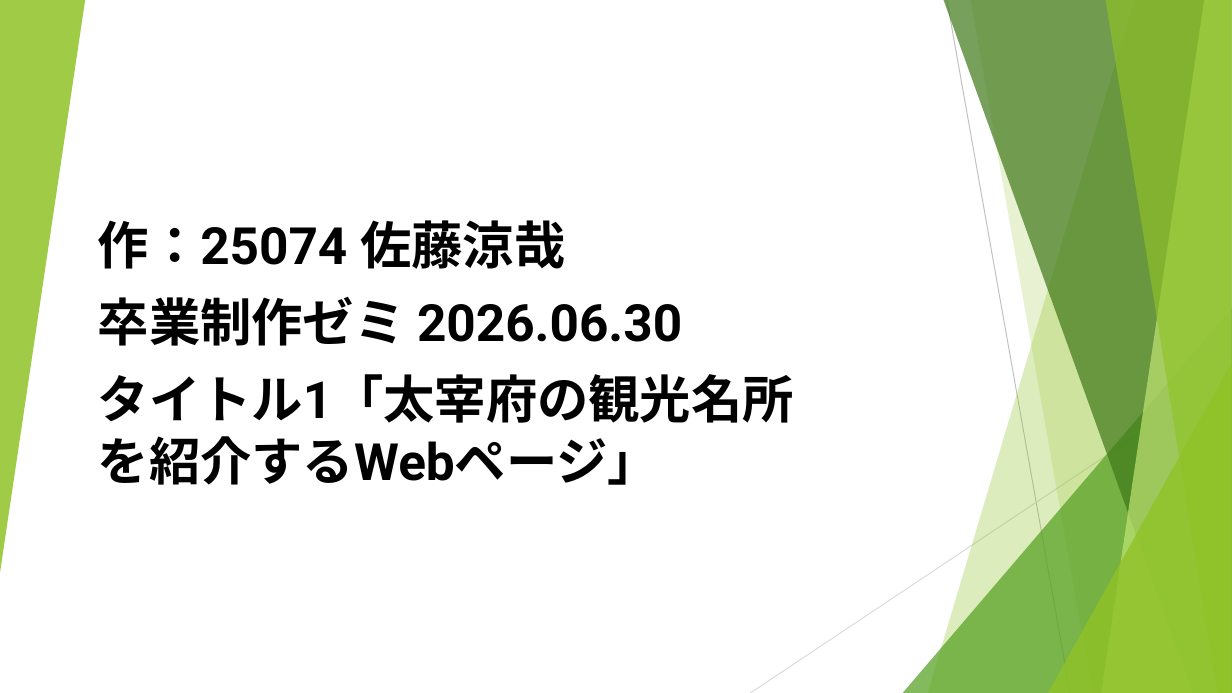
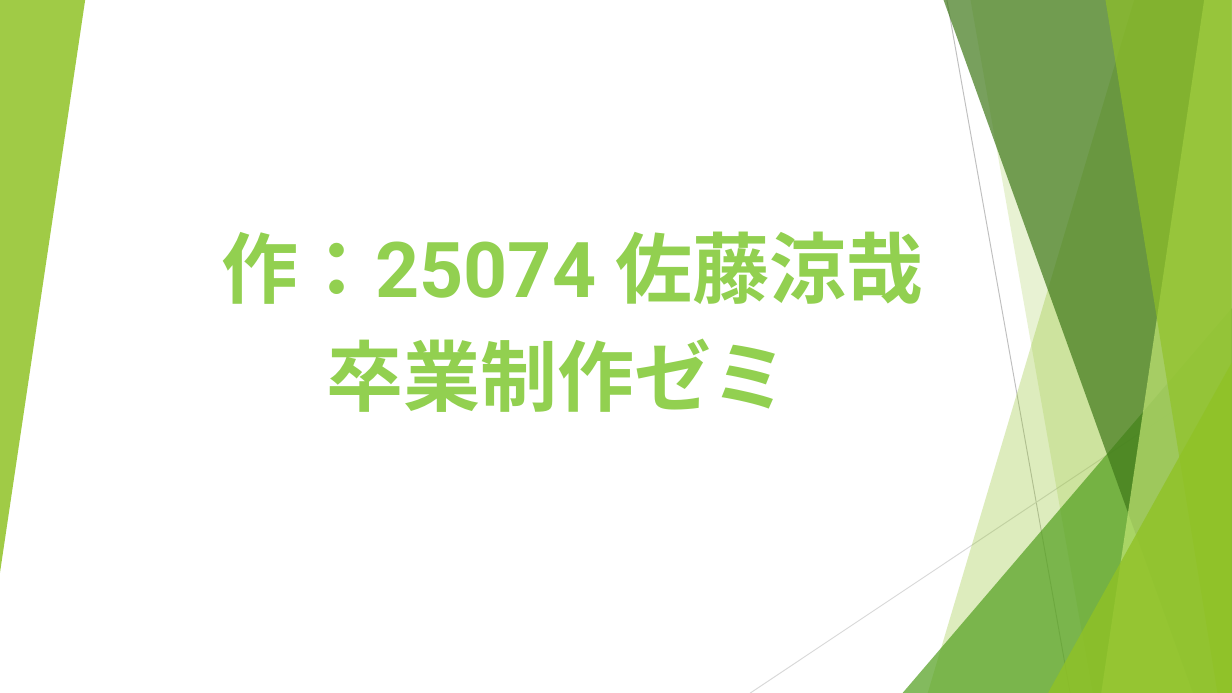
Before and after one commit to ckg25074/sato-zemi, a slide deck: slide 1 of 卒業制作ゼミ.pptm. Drawn at 1232x693 pixels with LibreOffice and Linux fonts; fonts in the diff are those of the drawing. Boxes give left, top, right and bottom in pixels: in the first picture for what was removed or moved away, otherwise in the second. Text is boxed around its words. In the diff, an @@ line names an element or a change of style, - is before the commit and + after.

```diff
--- a/卒業制作ゼミ.pptm
+++ b/卒業制作ゼミ.pptm
@@ text "作：25074 佐藤涼哉": place and size @@
-text "作：25074 佐藤涼哉" at box(98, 220, 794, 485)
+text "作：25074 佐藤涼哉" at box(222, 231, 924, 412)
@@ text at box(222, 231, 924, 304): size 40 to 60 pt, text colour #000000 to #92D050 in "作：25074 佐藤涼哉" @@
@@ text at box(327, 338, 789, 412): text changed; size 40 to 60 pt; text colour #000000 to #92D050 @@
-卒業制作ゼミ 2026.06.30
-タイトル1「太宰府の観光名所を紹介するWebページ」
+卒業制作ゼミ
```
Also in this commit, not shown: 1 other slide changed, 8 slides added, 5 slides removed, 3 other files.
